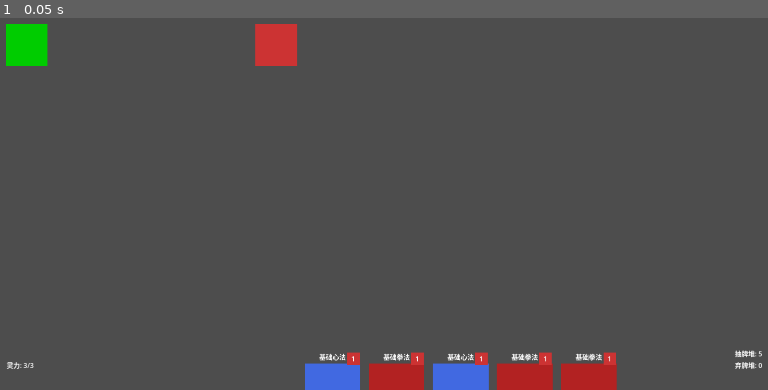
Above: before the commit, frame 1.
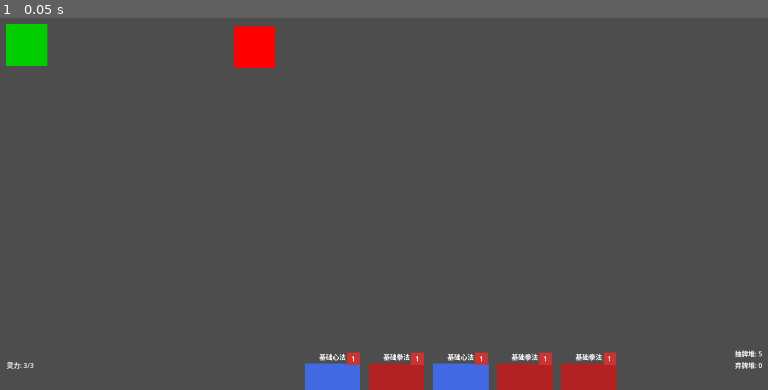
Above: after the commit, the same moment.

Repository: abc-kkk/project-dao-card
Game: Godot game, scene res://scenes/battle/battle.tscn
Same seed, same stepped clock (60 frames per second), same inputs: the game is played once before the commit and once after it.
Inputs:
- Up to frame 1 (0.05 s): no input

The runs differ from the first frame. In frame 1, 0.9% of the frame differs, in the area x 30-39%, y 1-14%.

Commit message:
Update card game project with new features
- Add enemy system with enemy.gd and enemy.tscn
- Update card data structure with enhanced properties
- Improve card UI layout and functionality
- Add battle scene enhancements
- Update project configuration
- Add assets directory structure
- Enhance card display system with better visual layout

Diff:
--- /dev/null
+++ b/assets/shaders/aiming_arrow.gdshader
@@ -0,0 +1,40 @@
+// assets/shaders/aiming_arrow.gdshader
+shader_type canvas_item;
+
+// [关键] 开启"相加"混合模式，让它发光
+render_mode blend_add;
+
+// --- 参数 ---
+uniform vec4 line_color : source_color = vec4(1.0, 0.0, 0.0, 1.0); // 纯红
+uniform float glow_strength : hint_range(0.0, 2.0) = 0.8; // 发光强度
+uniform float scroll_speed : hint_range(-2.0, 2.0) = 0.5; // 滚动速度
+uniform sampler2D noise_texture : filter_linear;
+
+void fragment() {
+
+	// --- 纹理流动 ---
+	vec2 scrolled_uv = UV;
+	scrolled_uv.x += TIME * scroll_speed;
+	float noise = texture(noise_texture, scrolled_uv).r; // .r = 红色通道
+
+	// --- 形状定义 (这是我们修复的地方) ---
+	// 我们不再依赖 UV.y，而是自己创造一个形状
+
+	// 1. 创建一个沿着线条滚动的"核心"波浪
+	//    sin(UV.x * 10.0 + TIME * scroll_speed * 3.0)
+	//    pow(..., 4.0) 让波谷变窄，波峰变宽
+	float core_wave = pow( (sin(UV.x * 10.0 + TIME * scroll_speed * 3.0) + 1.0) / 2.0, 4.0);
+
+	// 2. 用噪点纹理“腐蚀”这个波浪
+	float core_alpha = core_wave * noise * 1.5; // 1.5 是增强亮度
+
+	// 3. 创建一个简单的“发光”
+	//    我们用噪点本身作为发光体，但让它更柔和
+	float glow_alpha = noise * glow_strength;
+
+	// 4. 最终输出
+	COLOR = line_color;
+	// 最终透明度 = 核心的透明度 + 发光的透明度
+	// clamp 确保透明度不会超过 1.0
+	COLOR.a *= clamp(core_alpha + glow_alpha, 0.0, 1.0);
+}
--- /dev/null
+++ b/assets/textures/line_noise.tres
@@ -0,0 +1,8 @@
+[gd_resource type="NoiseTexture2D" load_steps=2 format=3 uid="uid://dahw655m4ne4x"]
+
+[sub_resource type="FastNoiseLite" id="FastNoiseLite_iaxcq"]
+frequency = 0.2
+
+[resource]
+noise = SubResource("FastNoiseLite_iaxcq")
+seamless = true
--- a/data/cards/basic_strike.tres
+++ b/data/cards/basic_strike.tres
@@ -7,6 +7,7 @@
 id = "basic_strike"
 title = "基础拳法"
 description = "造成 {damage} 点伤害"
+target_type = 1
 damage = 6
 fusion_group = "拳法"
 metadata/_custom_type_script = "uid://duejf5y151jec"
--- a/project.godot
+++ b/project.godot
@@ -19,3 +19,7 @@
 
 window/size/viewport_width=1920
 window/size/viewport_height=1080
+
+[global_group]
+
+enemies=""
--- a/scenes/battle/battle.gd
+++ b/scenes/battle/battle.gd
@@ -16,7 +16,7 @@
 @onready var draw_pile_label: Label = $UI_Layer/BattleUI/PileContainer/DrawPileLabel
 @onready var discard_pile_label: Label = $UI_Layer/BattleUI/PileContainer/DiscardPileLabel
 @onready var energy_label: Label = $UI_Layer/BattleUI/EnergyLabel
-
+@onready var aiming_arrow: Line2D = $AimingArrow
 
 # -------- 战斗状态变量 --------
 # 我们用数组(Array)来管理卡牌“数据”(CardData)，而不是卡牌“场景”(CardUI)
@@ -28,13 +28,71 @@
 var energy: int = 3
 var energy_max: int = 3
 
+# [新代码] 状态管理
+var is_waiting_for_target: bool = false # 是否在等待玩家选择目标
+var card_pending_target: CardData = null    # 哪张卡在等待？ (数据)
+var card_ui_pending_target: Control = null  # 哪张卡在等待？ (UI)
+
 
 # -------- Godot 核心函数 --------
 # 当场景启动时，自动调用
 func _ready():
 	start_battle()
-
-
+	# [新代码] 连接所有敌人的点击信号
+	# get_tree().call_group("group_name", "function_name", ...args)
+	# 这会告诉 "enemies" 分组里的所有节点，
+	# 当它们发出 "enemy_clicked" 信号时，
+	# 调用我们(self)的 "on_enemy_clicked" 函数
+	get_tree().call_group("enemies", "connect", "enemy_clicked", on_enemy_clicked)
+# [修正] 替换整个 _process 函数
+func _process(delta: float):
+	if is_waiting_for_target:
+		aiming_arrow.visible = true
+		aiming_arrow.global_position = Vector2.ZERO # 让 Line2D 的坐标和世界坐标一致
+
+		# 1. 获取起点和终点
+		var start_pos = card_ui_pending_target.get_global_rect().get_center()
+		var end_pos = get_global_mouse_position()
+
+		aiming_arrow.clear_points() # 清空旧的点
+
+		# 2. 计算两个控制点 (Cubic Bezier)
+
+		# 基础弧度高度 (可以调整这个值)
+		var arc_height = 100.0
+
+		# 计算起点和终点的Y轴差距
+		var height_diff = start_pos.y - end_pos.y
+
+		# 根据Y轴差距，动态调整弧度，让它更“带感”
+		# clamp 函数确保缩放比例在 0.5 到 3.0 之间
+		var dynamic_arc_scale = clamp(height_diff / 300.0, 0.5, 3.0)
+
+		# 第一个控制点 (control_1):
+		# 放在 "起点" 正上方，但X轴向 "终点" 靠拢一点 (比如 25% 的距离)
+		var control_1 = start_pos.lerp(end_pos, 0.25) # lerp 是线性插值
+		control_1.y -= arc_height * dynamic_arc_scale
+
+		# 第二个控制点 (control_2):
+		# 放在 "终点" 正上方，但X轴向 "起点" 靠拢一点 (比如 75% 的距离)
+		var control_2 = start_pos.lerp(end_pos, 0.75)
+		control_2.y -= arc_height * dynamic_arc_scale
+
+		# 3. 用贝塞尔曲线生成所有点
+		var num_segments = 20 # 线的平滑度
+		for i in range(num_segments + 1):
+			var t = float(i) / num_segments
+
+			# [修正] 调用正确的4参数函数
+			var point_on_curve = start_pos.bezier_interpolate(control_1, control_2, end_pos, t)
+
+			aiming_arrow.add_point(point_on_curve)
+
+	else:
+		# 我们不在瞄准，确保箭头是隐藏的
+		if aiming_arrow.visible:
+			aiming_arrow.visible = false
+			aiming_arrow.clear_points()
 # -------- 核心战斗函数 --------
 
 # 1. 开始战斗
@@ -112,45 +170,98 @@
 	discard_pile_label.text = "弃牌堆: %d" % discard_pile.size()
 	energy_label.text = "灵力: %d/%d" % [energy, energy_max]
 
-# 当任何一张 CardUI 发出 "card_clicked" 信号时，这个函数会被调用
-# 它会收到 CardUI 传过来的两个参数
+# [重构] 修改 on_card_clicked 函数
 func on_card_clicked(card_ui: Control, card_data: CardData):
-	print("BattleManager 收到: ", card_data.title)
+
+	# 0. 如果已经在瞄准，不允许点别的卡
+	if is_waiting_for_target:
+		print("请先选择一个目标 (或右键取消)")
+		return
 
 	# 1. 检查能量
 	if energy >= card_data.cost:
-		# 2. 能量足够，执行出牌
-		print("能量足够，打出 ", card_data.title)
-
-		# a. 扣除能量
-		energy -= card_data.cost
-
-		# b. 执行效果 (暂时只打印)
-		apply_card_effect(card_data)
-
-		# c. 将卡牌“数据”从手牌数组(hand)移到弃牌堆数组(discard_pile)
-		hand.erase(card_data)
-		discard_pile.append(card_data)
-
-		# d. 【重要】从场景中删除这张卡牌的“UI”
-		card_ui.queue_free() # queue_free 是最安全的删除节点方式
-
-		# e. 更新UI
-		update_ui()
+		# 2. 检查是否需要目标
+		if card_data.target_type == CardData.TargetType.NONE:
+			# 不需要目标 (如“心法”)，立即打出
+			play_card(card_ui, card_data, null) # null 表示没有目标
+
+		elif card_data.target_type == CardData.TargetType.ENEMY:
+			# 需要目标 (如“拳法”)，进入“等待目标”状态
+			is_waiting_for_target = true
+			card_pending_target = card_data
+			card_ui_pending_target = card_ui
+			print("进入瞄准状态，请选择一个敌人...")
+			# (以后在这里显示瞄准箭头)
+
+		# (以后在这里处理 ALL_ENEMIES, SELF 等)
 
 	else:
 		# 3. 能量不足
-		print("能量不足！需要 ", card_data.cost, " 但只有 ", energy)
-		# (以后可以在这里做一个“卡牌抖动”的提示)
-
-
-# [新函数]
-# 一个临时的效果处理函数
-func apply_card_effect(card_data: CardData):
+		print("能量不足！")
+
+# [新函数] 真正执行出牌的逻辑
+func play_card(card_ui: Control, card_data: CardData, target: Node2D):
+	print("打出卡牌: ", card_data.title)
+
+	# a. 扣除能量
+	energy -= card_data.cost
+
+	# b. 执行效果
+	apply_card_effect(card_data, target)
+
+	# c. 移动卡牌 (数据 和 UI)
+	hand.erase(card_data)
+	discard_pile.append(card_data)
+	card_ui.queue_free()
+
+	# d. 清理状态 (无论如何都清理)
+	cancel_aiming()
+
+	# e. 更新UI
+	update_ui()
+
+# [修正] 确保 cancel_aiming 也清空点
+func cancel_aiming():
+	print("取消瞄准")
+	is_waiting_for_target = false
+	card_pending_target = null
+	card_ui_pending_target = null
+
+	# 立即隐藏箭头并清空点
+	aiming_arrow.visible = false
+	aiming_arrow.clear_points()
+
+# [重构] 修改 apply_card_effect 函数，让它接收一个 target
+func apply_card_effect(card_data: CardData, target: Node2D):
 	if card_data.damage > 0:
-		print("对敌人造成 %d 点伤害" % card_data.damage)
-		# (以后这里会连接到 EnemyPlaceholder)
+		if target: # 确保有目标
+			print("对 %s 造成 %d 点伤害" % [target.name, card_data.damage])
+			# (以后这里会调用 target.take_damage(card_data.damage))
+		else:
+			# 这种情况不应该发生，除非逻辑错了
+			print("错误：攻击卡没有目标！")
 
 	if card_data.block > 0:
 		print("玩家获得 %d 点真气" % card_data.block)
-		# (以后这里会连接到 PlayerPlaceholder)
+
+# 当任何一个在 "enemies" 分组的节点发出 "enemy_clicked" 信号时调用
+func on_enemy_clicked(enemy_instance: Node2D):
+	print("BattleManager 监听到敌人被点击: ", enemy_instance.name)
+
+	# 检查我们是否在等待目标
+	if is_waiting_for_target:
+		# 是的！我们等的就是你！
+		# 使用我们之前存好的卡牌，和刚被点击的敌人，打出这张卡
+		play_card(card_ui_pending_target, card_pending_target, enemy_instance)
+
+	else:
+		# 玩家只是随便点点敌人，我们不关心
+		print("...但我们没有在等待目标。")
+
+func _unhandled_input(event: InputEvent) -> void:
+	# 检查：1. 我们是否在瞄准？ 2. 事件是不是鼠标右键按下？
+	if is_waiting_for_target and event is InputEventMouseButton and event.button_index == MOUSE_BUTTON_RIGHT and event.is_pressed():
+		# 是的，玩家按了右键，取消瞄准
+		cancel_aiming()
+		# 标记事件已被“处理”，防止它继续传递
+		get_tree().get_root().set_input_as_handled()
--- a/scenes/battle/battle.tscn
+++ b/scenes/battle/battle.tscn
@@ -1,6 +1,18 @@
-[gd_scene load_steps=2 format=3 uid="uid://c1q5ktackuh2w"]
+[gd_scene load_steps=6 format=3 uid="uid://c1q5ktackuh2w"]
 
 [ext_resource type="Script" uid="uid://bu61lqndr1ixy" path="res://scenes/battle/battle.gd" id="1_7gynk"]
+[ext_resource type="PackedScene" uid="uid://s2n3ceui2b82" path="res://scenes/battle/enemy.tscn" id="2_ffvsa"]
+[ext_resource type="Shader" uid="uid://ceclqkqin851l" path="res://assets/shaders/aiming_arrow.gdshader" id="3_xd4uy"]
+
+[sub_resource type="ShaderMaterial" id="ShaderMaterial_0yh6x"]
+shader = ExtResource("3_xd4uy")
+shader_parameter/line_color = Color(0.9490196, 0.9372549, 0, 1)
+shader_parameter/glow_strength = 0.50000002375
+shader_parameter/scroll_speed = 0.5000001187500001
+
+[sub_resource type="Curve" id="Curve_ffvsa"]
+_data = [Vector2(0, 1), 0.0, 0.0, 0, 0, Vector2(1, 0.19908047), 0.0, 0.0, 0, 0]
+point_count = 2
 
 [node name="Battle" type="Node2D"]
 script = ExtResource("1_7gynk")
@@ -12,12 +24,8 @@
 offset_bottom = 300.0
 color = Color(0, 0.8, 0, 1)
 
-[node name="EnemyPlaceholder" type="ColorRect" parent="."]
-offset_left = 650.0
-offset_top = 200.0
-offset_right = 750.0
-offset_bottom = 300.0
-color = Color(0.8, 0.2, 0.2, 1)
+[node name="Enemy" parent="." instance=ExtResource("2_ffvsa")]
+position = Vector2(648, 255)
 
 [node name="UI_Layer" type="CanvasLayer" parent="."]
 
@@ -28,6 +36,7 @@
 anchor_bottom = 1.0
 grow_horizontal = 2
 grow_vertical = 2
+mouse_filter = 2
 
 [node name="HandContainer" type="HBoxContainer" parent="UI_Layer/BattleUI"]
 layout_mode = 0
@@ -72,3 +81,11 @@
 text = "灵力: 3/3"
 horizontal_alignment = 1
 vertical_alignment = 1
+
+[node name="AimingArrow" type="Line2D" parent="."]
+visible = false
+z_index = 11
+material = SubResource("ShaderMaterial_0yh6x")
+width = 20.0
+width_curve = SubResource("Curve_ffvsa")
+antialiased = true
--- /dev/null
+++ b/scenes/battle/enemy.gd
@@ -0,0 +1,14 @@
+# scripts/battle/enemy.gd
+extends Area2D
+
+# [新代码] 定义一个信号，当自己被点击时发出
+signal enemy_clicked(enemy_instance)
+
+# 这是 Area2D 内置的信号处理器
+# 当鼠标点击或悬停在 CollisionShape2D 上时触发
+func _on_input_event(viewport, event, shape_idx):
+	# 检查是不是鼠标左键按下了
+	if event is InputEventMouseButton and event.button_index == MOUSE_BUTTON_LEFT and event.is_pressed():
+		print("敌人被点击了!")
+		# 发出信号，把自己(self)广播出去
+		emit_signal("enemy_clicked", self)
--- /dev/null
+++ b/scenes/battle/enemy.tscn
@@ -0,0 +1,29 @@
+[gd_scene load_steps=3 format=3 uid="uid://s2n3ceui2b82"]
+
+[ext_resource type="Script" uid="uid://ba1cls212jxpj" path="res://scenes/battle/enemy.gd" id="1_oqxvf"]
+
+[sub_resource type="RectangleShape2D" id="RectangleShape2D_oqxvf"]
+size = Vector2(100, 100)
+
+[node name="Enemy" type="Area2D" groups=["enemies"]]
+script = ExtResource("1_oqxvf")
+
+[node name="ColorRect" type="ColorRect" parent="."]
+anchors_preset = 8
+anchor_left = 0.5
+anchor_top = 0.5
+anchor_right = 0.5
+anchor_bottom = 0.5
+offset_left = -50.0
+offset_top = -50.0
+offset_right = 50.0
+offset_bottom = 50.0
+grow_horizontal = 2
+grow_vertical = 2
+mouse_filter = 2
+color = Color(1, 0, 0, 1)
+
+[node name="CollisionShape2D" type="CollisionShape2D" parent="."]
+shape = SubResource("RectangleShape2D_oqxvf")
+
+[connection signal="input_event" from="." to="." method="_on_input_event"]
--- a/scenes/ui/card_ui.gd
+++ b/scenes/ui/card_ui.gd
@@ -78,7 +78,6 @@
 # --- Godot 核心函数 ---
 func _ready():
 	# @onready 变量在此刻刚刚被赋值
-
 	# 处理编辑器预览
 	if Engine.is_editor_hint():
 		var test_card = load("res://data/cards/basic_strike.tres")
@@ -92,3 +91,37 @@
 		# 如果是, setter 会跳过 update_display(), 所以我们在这里补上
 		if data:
 			update_display()
+
+	mouse_entered.connect(_on_mouse_entered)
+	mouse_exited.connect(_on_mouse_exited)
+
+# [新函数] 当鼠标进入卡牌区域时调用
+func _on_mouse_entered():
+	# 仅在游戏中执行 (防止在编辑器里触发)
+	if Engine.is_editor_hint():
+		return
+
+	# 1. 把自己提到最上层
+	z_index = 10
+
+	# 2. 创建一个补间动画 (Tween)
+	var tween = create_tween()
+
+	# 3. 让 "scale" (缩放) 属性在 0.1 秒内
+	#    从当前值 变到 Vector2(1.5, 1.5)
+	tween.tween_property(self, "scale", Vector2(1.5, 1.5), 0.1)
+
+# [新函数] 当鼠标离开卡牌区域时调用
+func _on_mouse_exited():
+	if Engine.is_editor_hint():
+		return
+
+	# 1. 恢复 Z 轴
+	z_index = 0
+
+	# 2. 创建一个补间动画
+	var tween = create_tween()
+
+	# 3. 让 "scale" 属性在 0.1 秒内
+	#    恢复到 Vector2(1.0, 1.0)
+	tween.tween_property(self, "scale", Vector2(1.0, 1.0), 0.1)
--- a/scenes/ui/card_ui.tscn
+++ b/scenes/ui/card_ui.tscn
@@ -13,6 +13,7 @@
 anchor_bottom = 1.0
 grow_horizontal = 2
 grow_vertical = 2
+pivot_offset = Vector2(75, 220)
 script = ExtResource("1_s55cg")
 
 [node name="NinePatchRect" type="NinePatchRect" parent="."]
--- a/scripts/data/card_data.gd
+++ b/scripts/data/card_data.gd
@@ -10,6 +10,13 @@
 	XIN_FA,     # 心法 (主要用于防御、Buff、抽卡)
 	DAN_YAO,    # 丹药 (消耗品，一次性强力效果)
 	JUE_JI      # 绝技 (高消耗、高回报)
+}
+# [新代码] 定义目标类型
+enum TargetType {
+	NONE,      # 无需目标 (如“基础心法”)
+	ENEMY,     # 必须指定一个敌人 (如“基础拳法”)
+	ALL_ENEMIES, # 攻击所有敌人 (AOE)
+	SELF       # 目标是自己 (一般用于特殊buff)
 }
 
 # -------- 基础信息 --------
@@ -25,6 +32,7 @@
 # -------- 核心效果 --------
 # 我们先用简单的方式，只定义几个关键数字
 @export_group("效果数值") # 在检查器中创建一个分组
+@export var target_type: TargetType = TargetType.NONE
 @export var damage: int = 0                         # 造成的伤害
 @export var block: int = 0                          # 提供的护甲 (真气护体)
 @export var draw: int = 0                           # 抽几张牌
Not shown, added: assets/shaders/aiming_arrow.gdshader.uid
Not shown, added: scenes/battle/enemy.gd.uid
